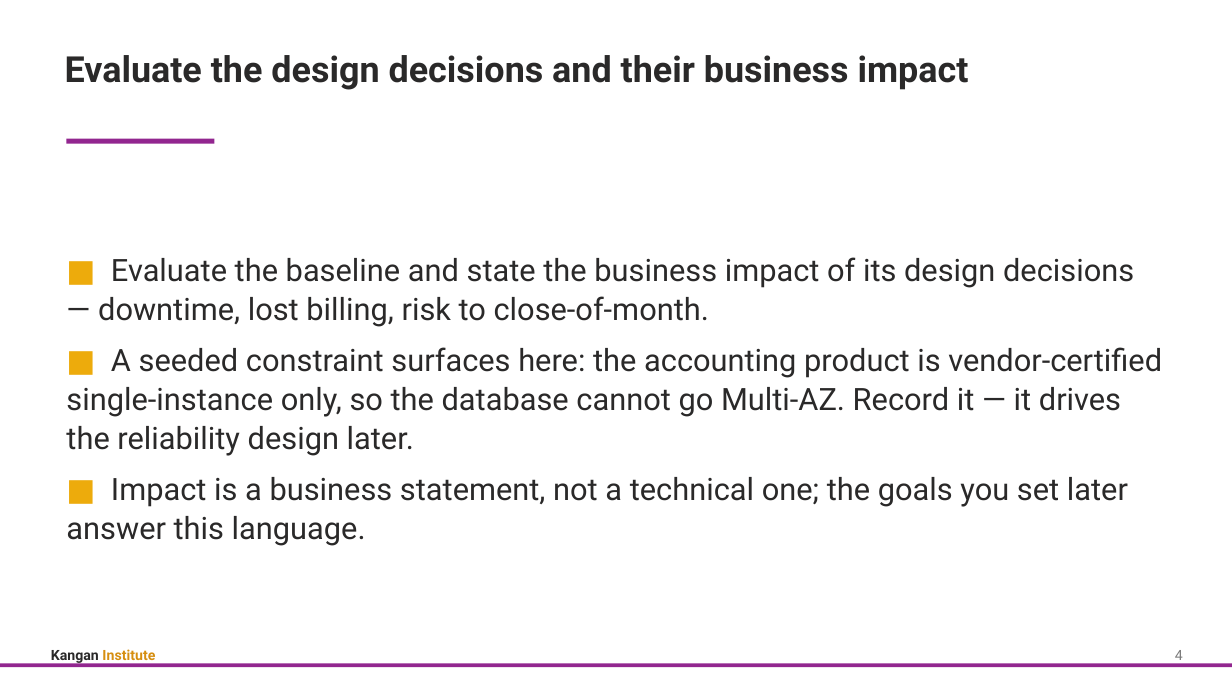
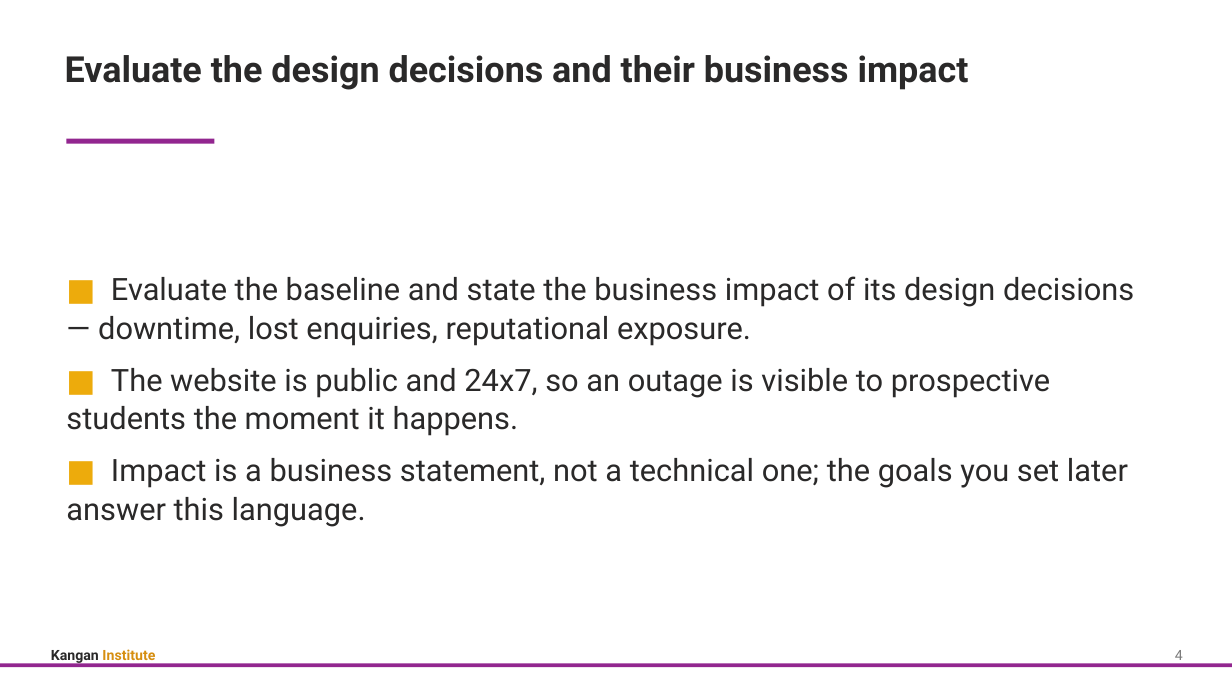
Before and after one commit to Digital-Initiatives-Kangan-Institute/diploma-cloud-cyber-content-s1, a slide deck: slide 6 of S1-CL3-Cloud-Infrastructure-Improvement/delivery/topic_01/Topic_01_Slides.pptx. Drawn at 1232x693 pixels with LibreOffice and Linux fonts; fonts in the diff are those of the drawing. Boxes give left, top, right and bottom in pixels: in the first picture for what was removed or moved away, otherwise in the second. Text is boxed around its words. In the diff, an @@ line names an element or a change of style, - is before the commit and + after.

```diff
--- a/S1-CL3-Cloud-Infrastructure-Improvement/delivery/topic_01/Topic_01_Slides.pptx
+++ b/S1-CL3-Cloud-Infrastructure-Improvement/delivery/topic_01/Topic_01_Slides.pptx
@@ text at <box>66,276,1134,436</box>: text changed @@
-■ Evaluate the baseline and state the business impact of its design decisions — downtime, lost billing, risk to close-of-month.
-■ A seeded constraint surfaces here: the accounting product is vendor-certified single-instance only, so the database cannot go Multi-AZ. Record it — it drives the reliability design later.
+■ Evaluate the baseline and state the business impact of its design decisions — downtime, lost enquiries, reputational exposure.
+■ The website is public and 24x7, so an outage is visible to prospective students the moment it happens.
```
Also in this commit, not shown: 2 other slides changed, 14 other files.
